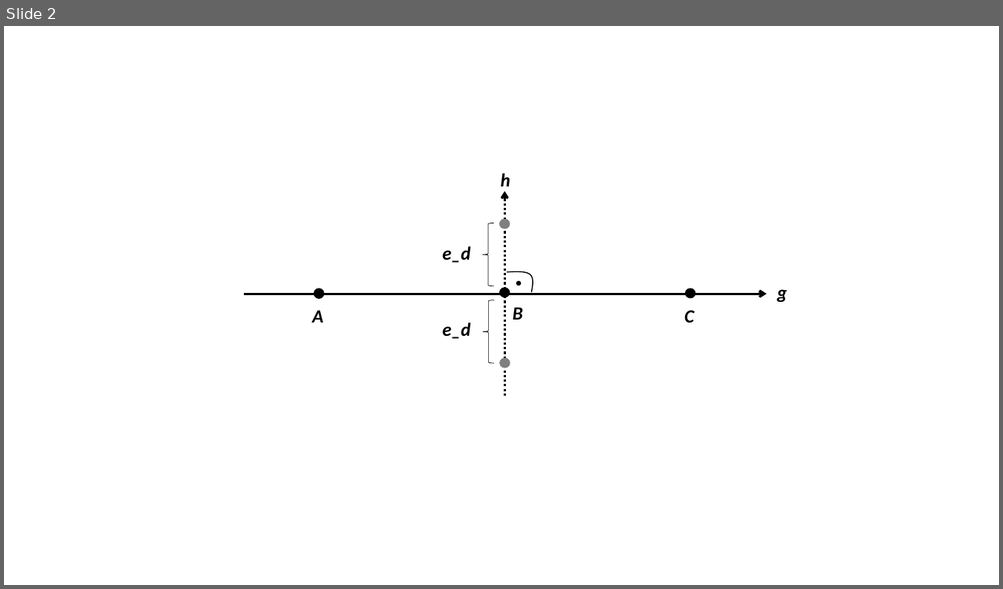
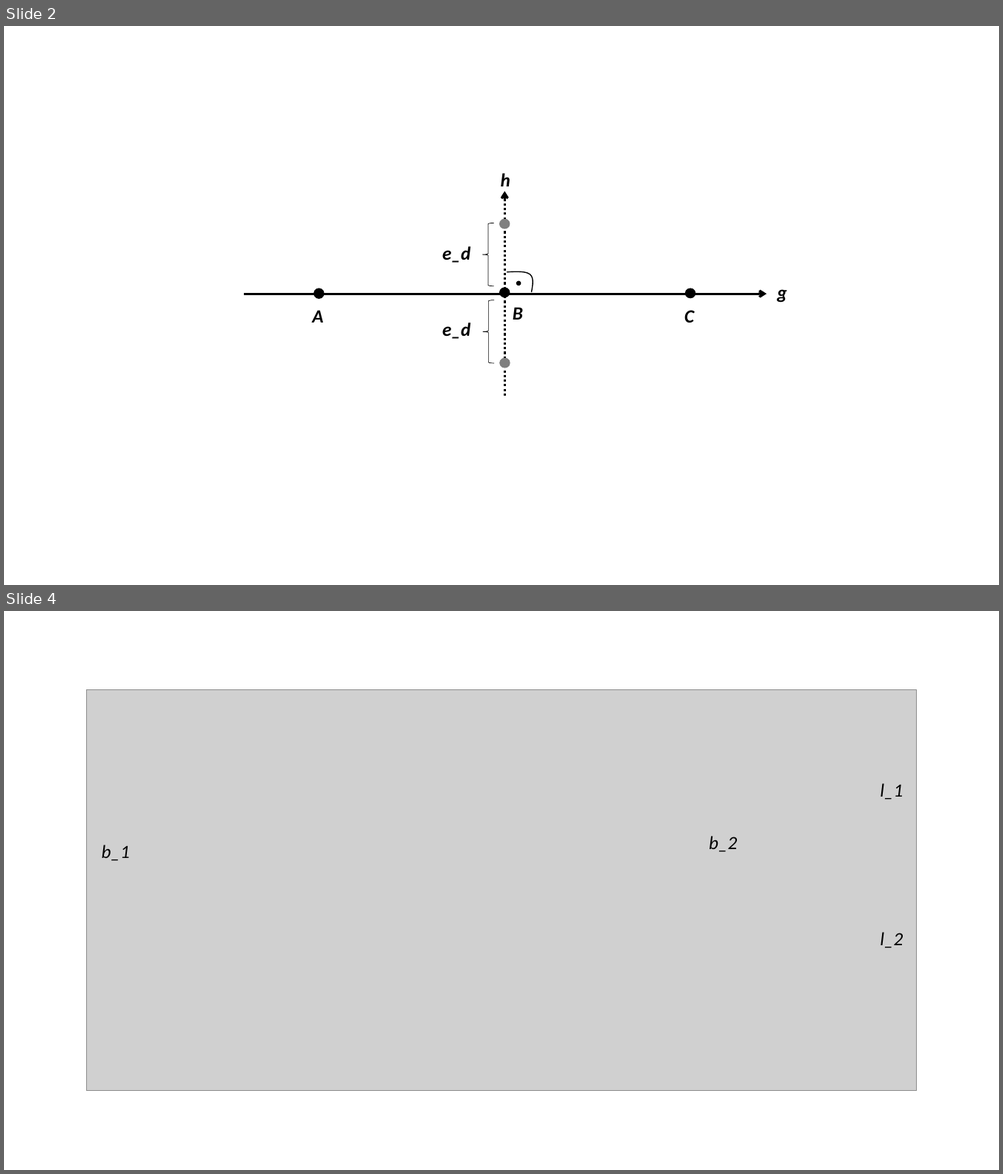
Before and after one commit to M20190649/2018-MA-Schmid, a slide deck: resources/fig/umsetzung/U2/concept_lane_envelope.pptx. Shown one above the other, each under a label of ours: slide 2 before the commit, slides 2 and 4 after it; the slides between them are not shown. The pictures are 1003x589 and 1003x1174 pixels, drawn with LibreOffice and Linux fonts; fonts in the diff are those of the drawing; grey boxes stand for pictures. Boxes give left, top, right and bottom in pixels: in the first picture for what was removed or moved away, otherwise in the second. Text is boxed around its words. In the diff, an @@ line names an element or a change of style, - is before the commit and + after.

```diff
--- a/resources/fig/umsetzung/U2/concept_lane_envelope.pptx
+++ b/resources/fig/umsetzung/U2/concept_lane_envelope.pptx
@@ slide 4 added at [4, 611, 999, 1170], background #FFFFFF @@
@@ picture added at [86, 690, 916, 1091] @@
@@ text added at [879, 783, 902, 800], 18 pt, text #000000, italic @@
+l_1
@@ text added at [102, 845, 130, 861], 18 pt, text #000000, italic @@
+b_1
@@ text added at [708, 836, 737, 852], 18 pt, text #000000, italic @@
+b_2
@@ text added at [879, 932, 902, 948], 18 pt, text #000000, italic @@
+l_2
```
Also in this commit, not shown: 1 other slide added, 10 other files.
